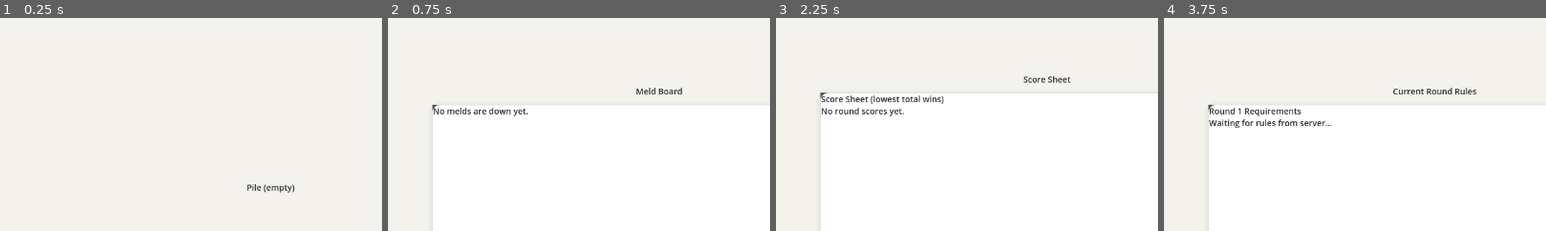
Above: before the commit, frames 1-4 (left to right).
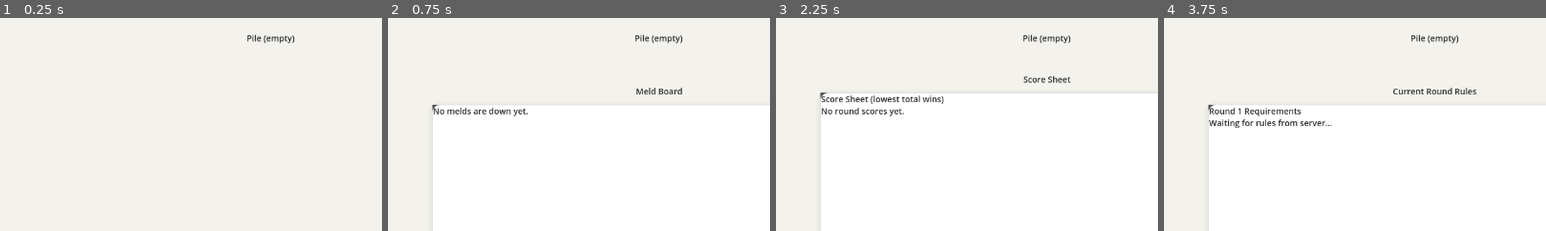
Above: after the commit, the same moments.

Repository: davidzywiec/mp-hot-rum
Game: Godot game, scene res://scenes/game/MainGame.tscn
Same seed, same stepped clock (60 frames per second), same inputs: the game is played once before the commit and once after it. This scene is started directly instead of the project's main scene.
Inputs:
- Up to frame 1 (0.25 s): no input
- Up to frame 2 (0.75 s): click "Meld Board" at 0.5 s
- Up to frame 3 (2.25 s): click "OK" at 1.25 s; click "Score Sheet" at 2 s
- Up to frame 4 (3.75 s): click "OK" at 2.75 s; click "Current Round Rules" at 3.5 s
The pictures show only the part of the screen within x 14-64%, y 0-50%; the shares and areas given below are measured in that part.

The runs differ from the first frame. In frame 1, 0.5% of the frame differs, in the area x 64-78%, y 7-83%; in frame 2, 0.3%; in frame 3, 0.3%; in frame 4, 0.3%.

Commit message:
Repositioned the pile manually

Diff:
--- a/Themes/GameUI.tres
+++ b/Themes/GameUI.tres
@@ -1,4 +1,19 @@
 [gd_resource type="Theme" load_steps=8 format=3 uid="uid://ddgkq8lj3umuh"]
+
+[sub_resource type="StyleBoxFlat" id="StyleBoxFlat_panel"]
+bg_color = Color(1, 1, 1, 1)
+border_width_left = 1
+border_width_top = 1
+border_width_right = 1
+border_width_bottom = 1
+border_color = Color(0.878, 0.878, 0.882, 1)
+corner_radius_top_left = 12
+corner_radius_top_right = 12
+corner_radius_bottom_right = 12
+corner_radius_bottom_left = 12
+shadow_color = Color(0, 0, 0, 0.06)
+shadow_size = 8
+shadow_offset = Vector2(0, 2)
 
 [sub_resource type="StyleBoxFlat" id="StyleBoxFlat_button_normal"]
 content_margin_left = 12.0
@@ -67,21 +82,6 @@
 corner_radius_bottom_right = 6
 corner_radius_bottom_left = 6
 
-[sub_resource type="StyleBoxFlat" id="StyleBoxFlat_panel"]
-bg_color = Color(1, 1, 1, 1)
-border_width_left = 1
-border_width_top = 1
-border_width_right = 1
-border_width_bottom = 1
-border_color = Color(0.878, 0.878, 0.882, 1)
-corner_radius_top_left = 12
-corner_radius_top_right = 12
-corner_radius_bottom_right = 12
-corner_radius_bottom_left = 12
-shadow_color = Color(0, 0, 0, 0.06)
-shadow_size = 8
-shadow_offset = Vector2(0, 2)
-
 [sub_resource type="StyleBoxEmpty" id="StyleBoxEmpty_clear"]
 
 [resource]
--- a/data/debug/default_player1_hand_override.tres
+++ b/data/debug/default_player1_hand_override.tres
@@ -4,5 +4,5 @@
 
 [resource]
 script = ExtResource("1_player1_override")
-enabled = true
+enabled = false
 player_one_cards = PackedStringArray("3d", "4d", "5d", "6d", "2h", "3h", "4h", "5h", "6h", "2s", "3s", "4s")
--- a/scenes/game/GameUI.tscn
+++ b/scenes/game/GameUI.tscn
@@ -318,11 +318,11 @@
 anchor_right = 0.5
 anchor_bottom = 0.5
 offset_left = -50.0
-offset_top = -75.0
+offset_top = -331.0
 offset_right = 50.0
-offset_bottom = 75.0
-grow_horizontal = 2
-grow_vertical = 0
+offset_bottom = -175.0
+grow_horizontal = 2
+grow_vertical = 2
 theme_override_constants/separation = 4
 
 [node name="PileTitle" type="Label" parent="RoundDataContainer/PileContainer"]
Binary file added: docs/issues/drafts/image.png
Not shown, added: docs/issues/drafts/image.png.import
Not shown, added: docs/.DS_Store
Not shown, changed: docs/issues/README.md
Not shown, added: docs/issues/drafts/Lobby - Ready and Unready Update.md
Not shown, added: docs/issues/drafts/Pick Feature Bug.md
Not shown, added: docs/issues/drafts/Pick Feature Issue.md
Not shown, added: docs/issues/drafts/UI - Update the UI to have this type of theme.md
